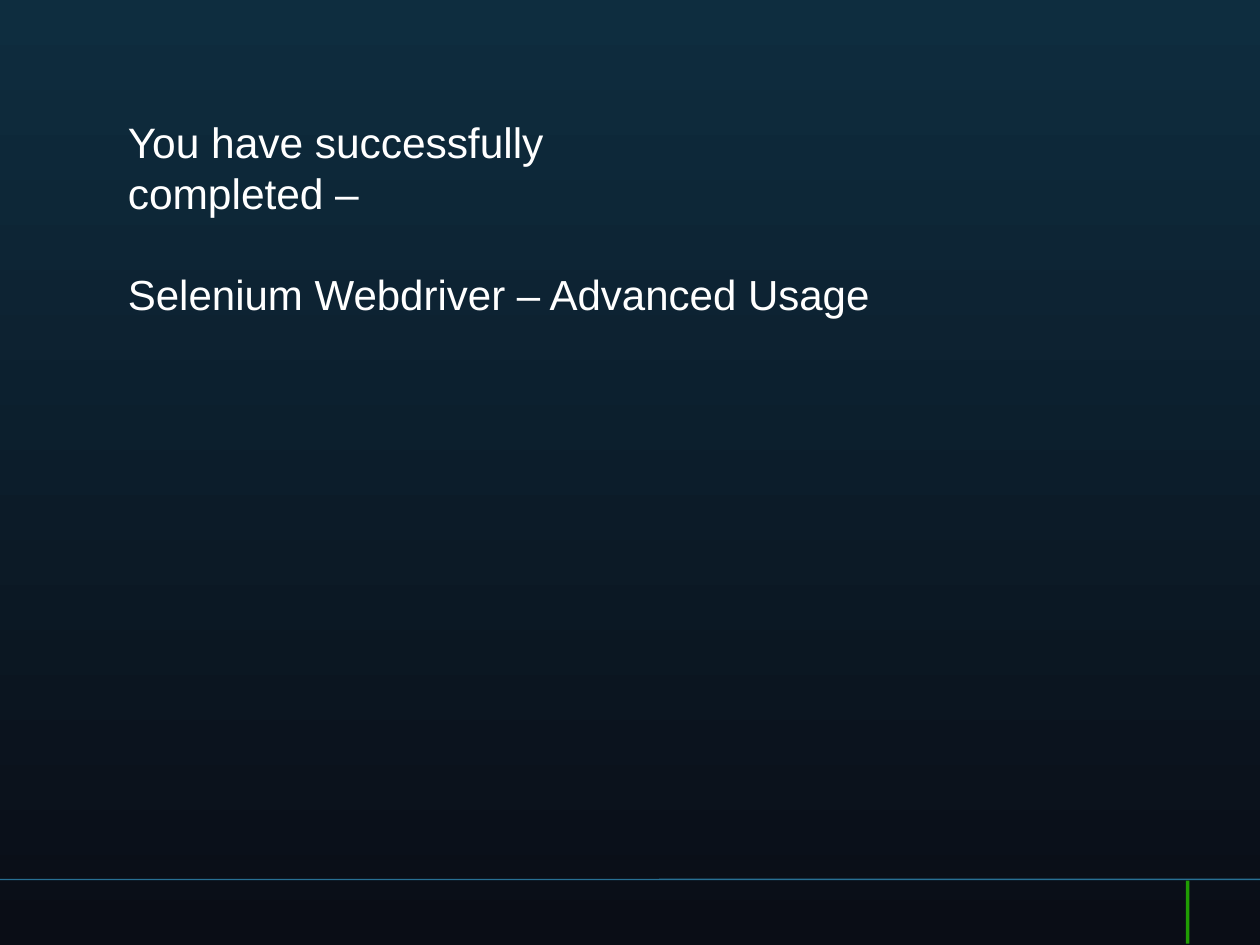
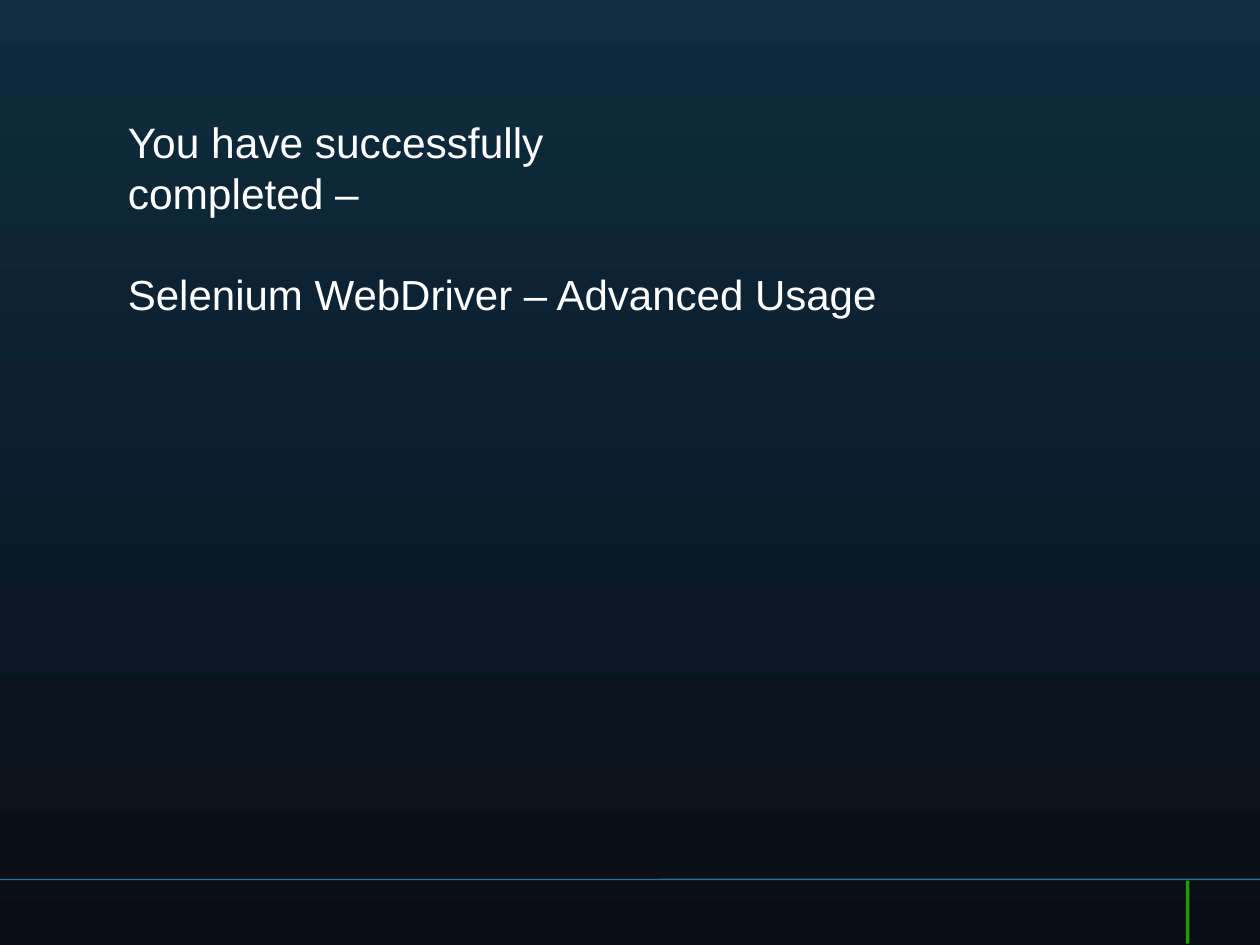
Before and after one commit to AcademyGaffney/QEAAutomation, a slide deck: slide 10 of Selenium_WebDriver_Advanced_Usage_V2.pptx. Drawn at 1260x945 pixels with LibreOffice and Linux fonts; fonts in the diff are those of the drawing; background and template pictures are left out. Boxes give left, top, right and bottom in pixels: in the first picture for what was removed or moved away, otherwise in the second. Text is boxed around its words. In the diff, an @@ line names an element or a change of style, - is before the commit and + after.

```diff
--- a/Selenium_WebDriver_Advanced_Usage_V2.pptx
+++ b/Selenium_WebDriver_Advanced_Usage_V2.pptx
@@ text at box(128, 279, 876, 319): text changed @@
-Selenium Webdriver – Advanced Usage
+Selenium WebDriver – Advanced Usage
```
Also in this commit, not shown: 4 other slides changed, 16 other files.
